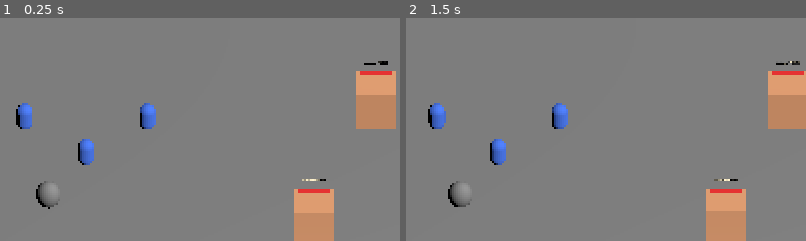
Above: before the commit, frames 1-2 (left to right).
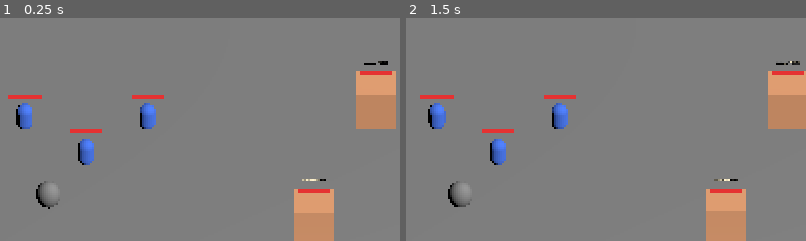
Above: after the commit, the same moments.

Repository: yanlinyi101/War-Buddy
Game: Godot game, scene res://scenes/main.tscn
Two runs of this game, one before a commit and one after it. Both use one fixed random seed, a clock stepped at 60 frames per second and the inputs below.
Inputs (mouse positions are % of the whole screen's width and height, from its top left):
- Up to frame 1 (0.25 s): no input
- Up to frame 2 (1.5 s): click (50, 19) at 0.52 s; type "Alex" at 0.6 s; click "Combat Squad Leader" at 1.25 s
The pictures show only the part of the screen within x 24-74%, y 50-100%; the shares and areas given below are measured in that part.

The runs differ from the first frame. In frame 1, 0.4% of the frame differs, in the area x 2-41%, y 34-52%; in frame 2, 0.4%.

Commit message:
feat(godot): squad unit mortality + EventBus death wiring (v0.8.0)
First slice of doc 09 — SquadUnits gain real HP, can die, and announce
themselves through EventBus. The v0.2.0 dev-mode invariant ("squads
never lose HP, never die") is intentionally broken.

SquadUnit:
  - max_hp (export), hp, is_dead, take_damage(amount, source=null), _die()
  - signals: hp_changed(current, max), died(unit_id)
  - HpBar3D Sprite3D child (reuses v0.6.2 ghost-bar widget)

Death pipeline:
  - collision shape disabled
  - removed from "squad_units" group (OrderExecutor + snapshots stop
    pointing at a dying unit)
  - EventBus.publish_unit_destroyed fires BEFORE the visual fade so
    consumers see the death on the same frame
  - 0.4 s scale-down tween → queue_free

Debug damage tool (debug builds only):
  - DevSquadController listens for K → take_damage(25) on each selected
    squad unit. Lets us verify HP bars + death + EventBus plumbing
    without needing enemy combat yet. Released builds never instantiate
    DevSquadController so K does nothing there.

EventBus.publish_hp_changed also fires on every non-lethal hit so the
debug log HUD and snapshot builder's recent_events ring see the bleed.

7 new GUT cases (test_squad_unit_mortality). Total: 141/141 green.
Headless boot clean.

Captain mortality + ragdoll/soul VFX (spec 11 §3) deferred to follow-ups.

Diff:
--- a/godot/scenes/squad_unit.tscn
+++ b/godot/scenes/squad_unit.tscn
@@ -1,6 +1,7 @@
 [gd_scene format=3 uid="uid://squadunit"]
 
 [ext_resource type="Script" path="res://scripts/squads/squad_unit.gd" id="1_squad"]
+[ext_resource type="Script" path="res://scripts/feel/hp_bar_3d.gd" id="2_hpbar"]
 
 [sub_resource type="CapsuleMesh" id="CapsuleMesh_body"]
 height = 1.4
@@ -44,3 +45,7 @@
 texture_albedo = SubResource("GradientTexture2D_ring")
 modulate = Color(0.6, 0.9, 1, 1)
 visible = false
+
+[node name="HpBar3D" type="Sprite3D" parent="."]
+transform = Transform3D(1, 0, 0, 0, 1, 0, 0, 0, 1, 0, 1.2, 0)
+script = ExtResource("2_hpbar")
--- a/godot/scripts/dev/dev_squad_controller.gd
+++ b/godot/scripts/dev/dev_squad_controller.gd
@@ -34,6 +34,20 @@
 	elif event is InputEventKey and event.pressed and event.keycode == KEY_ESCAPE:
 		_selection.clear()
 		get_viewport().set_input_as_handled()
+	elif event is InputEventKey and event.pressed and not event.echo and event.keycode == KEY_K:
+		# Debug damage tool (v0.8.0): K applies 25 damage to each selected
+		# squad unit. Lets us verify HP bars + death + EventBus.unit_destroyed
+		# without yet having an enemy combat source. Debug builds only —
+		# DevSquadController is never instantiated in release.
+		_debug_damage_selected(25)
+		get_viewport().set_input_as_handled()
+
+func _debug_damage_selected(amount: int) -> void:
+	if _selection == null:
+		return
+	for u in _selection.get_units():
+		if is_instance_valid(u) and u.has_method("take_damage"):
+			u.take_damage(amount, null)
 
 func _handle_left_button(event: InputEventMouseButton) -> void:
 	if event.pressed:
--- a/godot/scripts/squads/squad_unit.gd
+++ b/godot/scripts/squads/squad_unit.gd
@@ -1,15 +1,22 @@
 class_name SquadUnit
 extends CharacterBody3D
+
+signal hp_changed(current: int, maximum: int)
+signal died(unit_id: String)
 
 const MOVE_SPEED := 9.0
 const ATTACK_RANGE := 2.8
 const ATTACK_DAMAGE := 20
 const ATTACK_INTERVAL := 0.75
+const DEATH_FADE_S := 0.4
 
 @export var unit_id := "squad_unit"
+@export var max_hp: int = 100
 @export var debug_log_enabled := true
 const DEBUG_LOG_EVERY_N_FRAMES := 3  # ~20Hz at 60Hz physics
 
+var hp: int = 100
+var is_dead: bool = false
 var _move_target: Vector3 = Vector3.ZERO
 var _has_move_target := false
 var _attack_target: Node = null
@@ -24,15 +31,69 @@
 
 @onready var nav_agent: NavigationAgent3D = $NavigationAgent3D
 @onready var selection_ring: Decal = $SelectionRing
+@onready var hp_bar: Sprite3D = get_node_or_null("HpBar3D")
 
 func _ready() -> void:
+	hp = max_hp
 	_ground_y = global_position.y
 	_move_target = global_position
 	nav_agent.target_position = global_position
 	selection_ring.visible = false
 	add_to_group("squad_units")
 	_last_logged_pos = global_position
-	_dlog_event("ready", "pos=%s ground_y=%.3f" % [_v2s(global_position), _ground_y])
+	if hp_bar != null and hp_bar.has_method("set_hp"):
+		hp_bar.set_hp(hp, max_hp)
+	hp_changed.emit(hp, max_hp)
+	_dlog_event("ready", "pos=%s ground_y=%.3f hp=%d" % [_v2s(global_position), _ground_y, hp])
+
+# --- Mortality (v0.8.0) ---
+
+func take_damage(amount: int, _source: Node = null) -> void:
+	if is_dead or amount <= 0:
+		return
+	hp = maxi(0, hp - amount)
+	if hp_bar != null and hp_bar.has_method("set_hp"):
+		hp_bar.set_hp(hp, max_hp)
+	hp_changed.emit(hp, max_hp)
+	# Forward to EventBus so the snapshot builder + debug HUD pick it up.
+	var t = get_tree()
+	if t != null:
+		var bus = t.root.get_node_or_null("EventBus")
+		if bus != null:
+			bus.publish_hp_changed(unit_id, hp, max_hp)
+	if hp == 0:
+		_die()
+
+func _die() -> void:
+	if is_dead:
+		return
+	is_dead = true
+	_attack_target = null
+	_has_move_target = false
+	velocity = Vector3.ZERO
+	if has_node("CollisionShape3D"):
+		$CollisionShape3D.disabled = true
+	if selection_ring != null:
+		selection_ring.visible = false
+	if hp_bar != null:
+		hp_bar.visible = false
+	died.emit(unit_id)
+	# Publish via EventBus before the visual fade so consumers (Captain
+	# memory, future BTs) see the death on the same frame.
+	var t = get_tree()
+	if t != null:
+		var bus = t.root.get_node_or_null("EventBus")
+		if bus != null:
+			bus.publish_unit_destroyed(unit_id, &"friendly", "")
+	# Remove from the group so OrderExecutor and snapshot queries stop
+	# pointing at a dying unit.
+	if is_in_group("squad_units"):
+		remove_from_group("squad_units")
+	# Visual fade then free.
+	var tween := create_tween().set_parallel(true)
+	tween.tween_property(self, "scale", Vector3.ONE * 0.05, DEATH_FADE_S)
+	tween.chain().tween_callback(queue_free)
+	print("[RTSMVP] SquadUnit %s died" % unit_id)
 
 # --- Public order interface ---
 
--- /dev/null
+++ b/godot/tests/test_squad_unit_mortality.gd
@@ -0,0 +1,65 @@
+extends "res://addons/gut/test.gd"
+
+const SquadUnitScene = preload("res://scenes/squad_unit.tscn")
+
+func _make_unit() -> Node:
+	var u = SquadUnitScene.instantiate()
+	add_child_autofree(u)
+	return u
+
+func test_initial_hp_equals_max_hp():
+	var u = _make_unit()
+	assert_eq(u.hp, u.max_hp)
+	assert_false(u.is_dead)
+
+func test_take_damage_subtracts_hp_and_emits_signal():
+	var u = _make_unit()
+	watch_signals(u)
+	u.take_damage(30)
+	assert_eq(u.hp, u.max_hp - 30)
+	assert_signal_emit_count(u, "hp_changed", 1)
+	assert_false(u.is_dead)
+
+func test_zero_or_negative_damage_is_noop():
+	var u = _make_unit()
+	u.take_damage(0)
+	u.take_damage(-5)
+	assert_eq(u.hp, u.max_hp)
+
+func test_damage_exceeding_hp_clamps_at_zero_and_dies():
+	var u = _make_unit()
+	watch_signals(u)
+	u.take_damage(u.max_hp + 50)
+	assert_eq(u.hp, 0)
+	assert_true(u.is_dead)
+	assert_signal_emit_count(u, "died", 1)
+
+func test_died_signal_publishes_to_event_bus():
+	var u = _make_unit()
+	# Capture EventBus.unit_destroyed payloads.
+	var payloads: Array = []
+	var cb = func(p): payloads.append(p)
+	EventBus.unit_destroyed.connect(cb)
+	u.take_damage(u.max_hp)
+	# Disconnect via the same Callable.
+	for c in EventBus.unit_destroyed.get_connections():
+		EventBus.unit_destroyed.disconnect(c["callable"])
+	assert_eq(payloads.size(), 1)
+	assert_eq(payloads[0]["unit_id"], u.unit_id)
+
+func test_double_kill_is_idempotent():
+	var u = _make_unit()
+	u.take_damage(u.max_hp)
+	watch_signals(u)
+	u.take_damage(50)   # already dead
+	assert_signal_emit_count(u, "died", 0)
+	assert_signal_emit_count(u, "hp_changed", 0)
+
+func test_dead_unit_leaves_squad_units_group():
+	var u = _make_unit()
+	u.add_to_group("squad_alpha")
+	u.take_damage(u.max_hp)
+	# died() removes from "squad_units"; the squad_alpha group is left
+	# untouched (managed by bootstrap, not the unit) — but the canonical
+	# group lookup should not pick up a dying unit.
+	assert_false(u.is_in_group("squad_units"))
Not shown, added: godot/tests/test_squad_unit_mortality.gd.uid
Not shown, changed: CHANGELOG.md
Not shown, changed: docs/specs/.obsidian/workspace.json
Not shown, changed: docs/specs/05-godot-smoke-test-checklist.md
